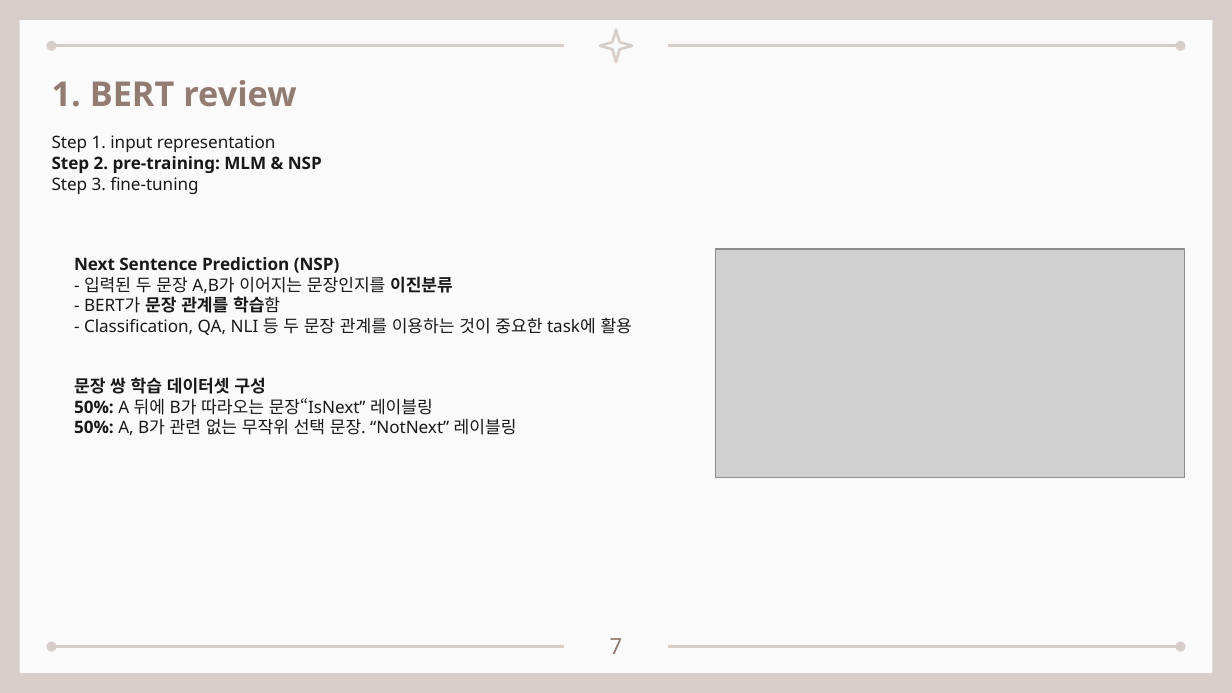
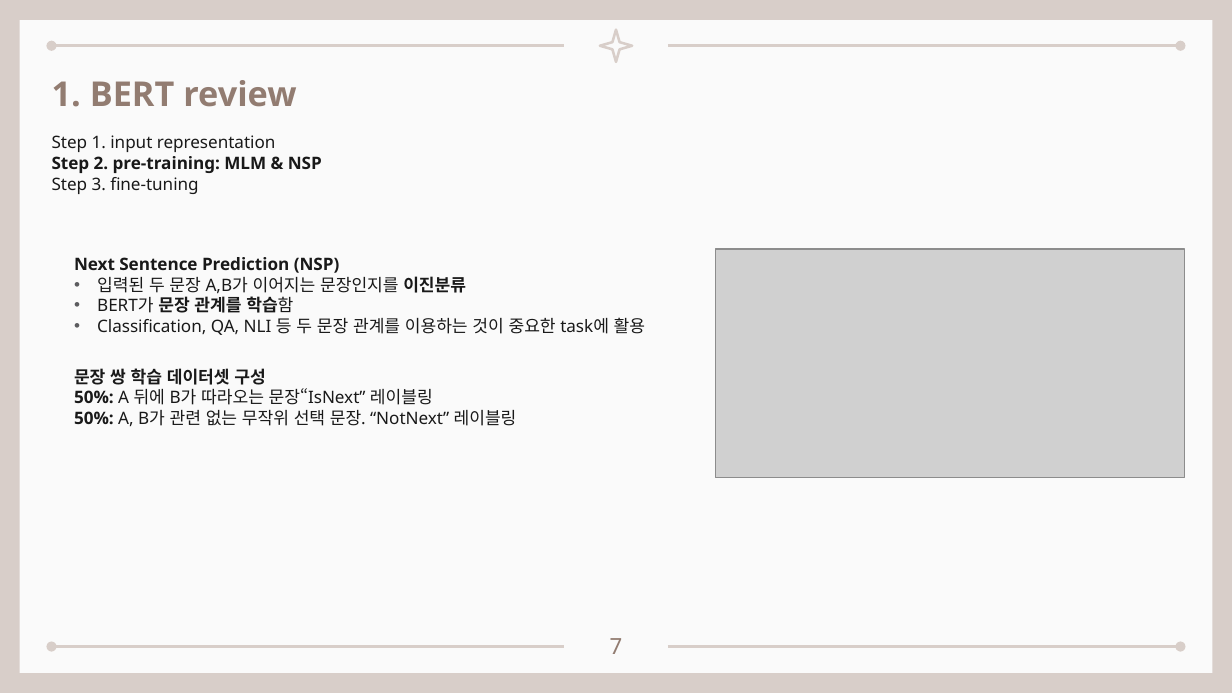
Before and after one commit to seungdeng/DELab, a slide deck: slide 7 of PPT/DSLab_이승건_BERT멘토링발표.pptx. Drawn at 1232x693 pixels with LibreOffice and Linux fonts; fonts in the diff are those of the drawing; grey boxes stand for pictures. Boxes give left, top, right and bottom in pixels: in the first picture for what was removed or moved away, otherwise in the second. Text is boxed around its words. In the diff, an @@ line names an element or a change of style, - is before the commit and + after.

```diff
--- a/PPT/DSLab_이승건_BERT멘토링발표.pptx
+++ b/PPT/DSLab_이승건_BERT멘토링발표.pptx
@@ text at [74, 257, 645, 335]: text changed @@
-Next Sentence Prediction (NSP)
-- 입력된 두 문장 A,B가 이어지는 문장인지를 이진분류
-- BERT가 문장 관계를 학습함
-- Classification, QA, NLI 등 두 문장 관계를 이용하는 것이 중요한 task에 활용
+Next Sentence Prediction (NSP)
+• 입력된 두 문장 A,B가 이어지는 문장인지를 이진분류
+• BERT가 문장 관계를 학습함
+• Classification, QA, NLI 등 두 문장 관계를 이용하는 것이 중요한 task에 활용
@@ text "문장 쌍 학습 데이터셋 구성 ...": place and size @@
-text "문장 쌍 학습 데이터셋 구성 ..." at [74, 377, 517, 435]
+text "문장 쌍 학습 데이터셋 구성 ..." at [74, 368, 517, 426]
```
Also in this commit, not shown: 17 other slides changed, 1 other file.
